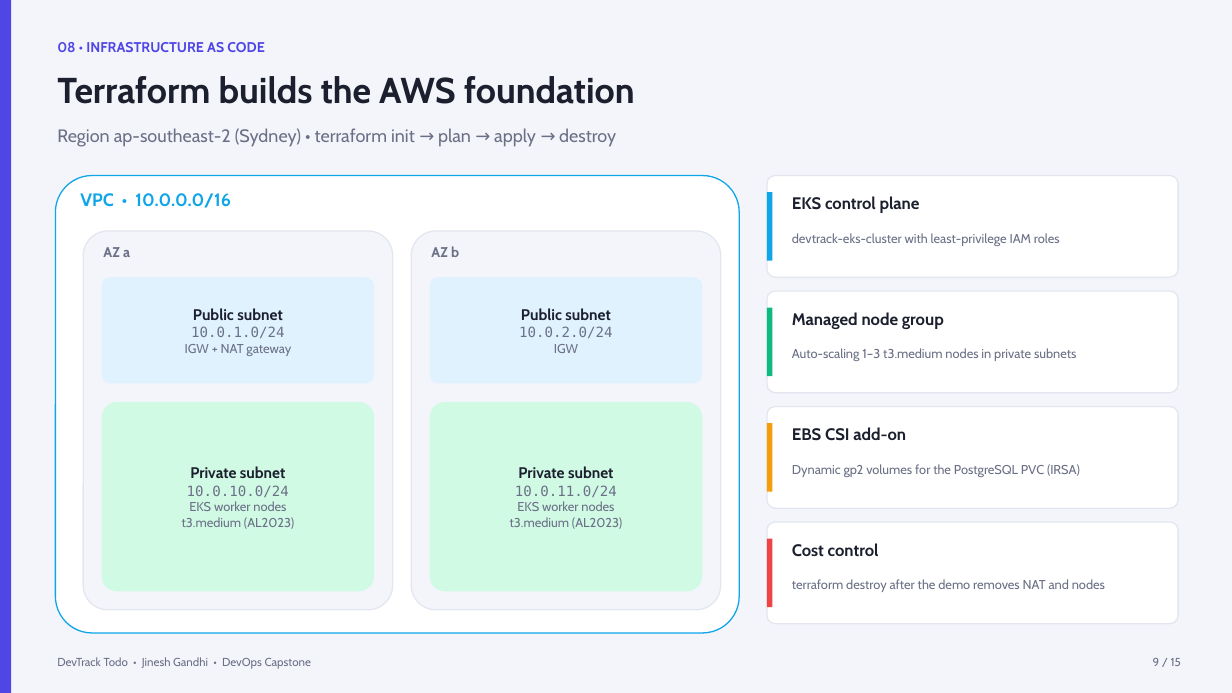
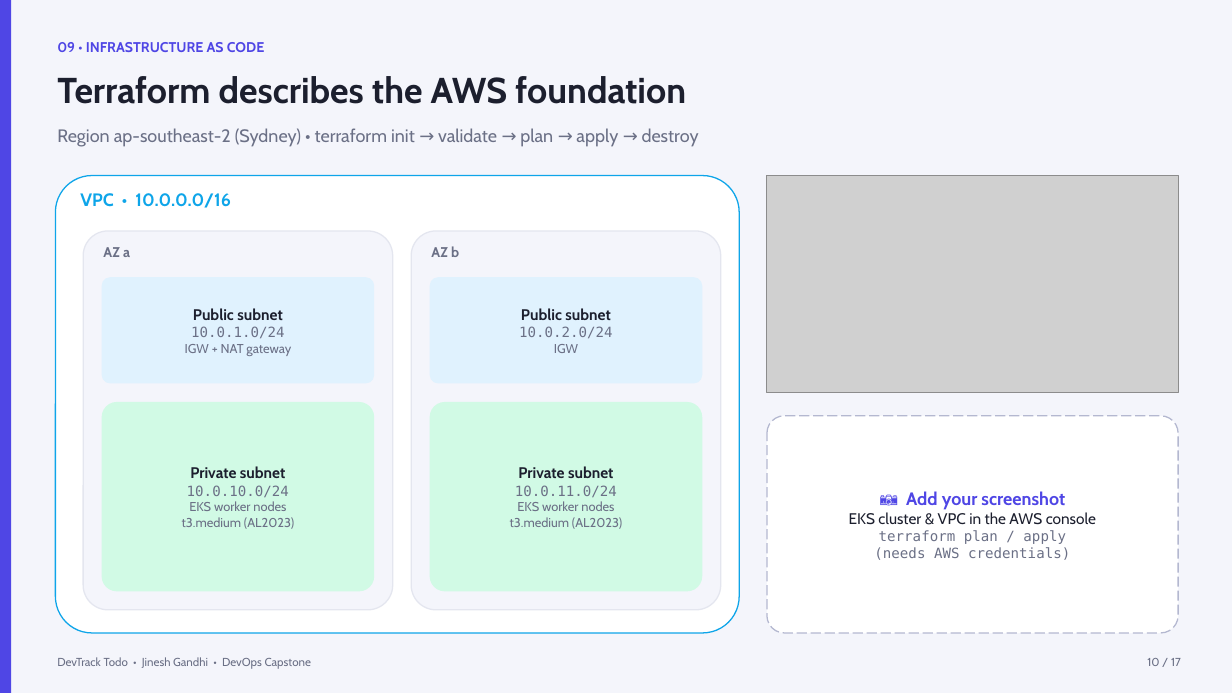
Before and after one commit to jineshgandhi79/Devops-capstone, a slide deck: slide 10 of demo/ppt/presentation.pptx (slide 9 before the commit). Drawn at 1232x693 pixels with LibreOffice and Linux fonts; fonts in the diff are those of the drawing; grey boxes stand for pictures. Boxes give left, top, right and bottom in pixels: in the first picture for what was removed or moved away, otherwise in the second. Text is boxed around its words. In the diff, an @@ line names an element or a change of style, - is before the commit and + after.

```diff
--- a/demo/ppt/presentation.pptx
+++ b/demo/ppt/presentation.pptx
@@ text at <box>57,42,264,52</box>: text changed @@
-08 • INFRASTRUCTURE AS CODE
+09 • INFRASTRUCTURE AS CODE
@@ text at <box>57,76,686,104</box>: text changed @@
-Terraform builds the AWS foundation
+Terraform describes the AWS foundation
@@ text at <box>57,128,699,147</box>: text changed @@
-Region ap-southeast-2 (Sydney) • terraform init → plan → apply → destroy
+Region ap-southeast-2 (Sydney) • terraform init → validate → plan → apply → destroy
@@ rounded rectangle removed at <box>767,176,1178,277</box> @@
@@ picture added at <box>767,176,1178,393</box> @@
@@ rectangle removed at <box>767,192,773,261</box> @@
@@ text removed at <box>792,196,920,213</box> @@
-EKS control plane
@@ text removed at <box>792,233,1060,246</box> @@
-devtrack-eks-cluster with least-privilege IAM roles
@@ rounded rectangle removed at <box>767,291,1178,393</box> @@
@@ rectangle removed at <box>767,308,773,376</box> @@
@@ text removed at <box>792,312,944,329</box> @@
-Managed node group
@@ text removed at <box>792,348,1076,361</box> @@
-Auto-scaling 1–3 t3.medium nodes in private subnets
@@ rounded rectangle removed at <box>767,407,1178,508</box> @@
@@ rounded rectangle added at <box>767,416,1178,633</box>, fill #FFFFFF, outline #B4B8D0 1 pt dashed, 11 pt, text #6B7086 @@
+📷 Add your screenshot
+EKS cluster & VPC in the AWS console
+terraform plan / apply
+(needs AWS credentials)
@@ rectangle removed at <box>767,423,773,492</box> @@
@@ text removed at <box>792,427,906,441</box> @@
-EBS CSI add-on
@@ text removed at <box>792,464,1080,477</box> @@
-Dynamic gp2 volumes for the PostgreSQL PVC (IRSA)
@@ rounded rectangle removed at <box>767,522,1178,624</box> @@
@@ rectangle removed at <box>767,539,773,607</box> @@
@@ text removed at <box>792,543,879,557</box> @@
-Cost control
@@ text removed at <box>792,579,1105,592</box> @@
-terraform destroy after the demo removes NAT and nodes
@@ text at <box>1147,658,1181,666</box>: text changed @@
-9 / 15
+10 / 17
```
Also in this commit, not shown: 11 other slides changed, 3 slides added, 1 slide removed, 16 other files.
